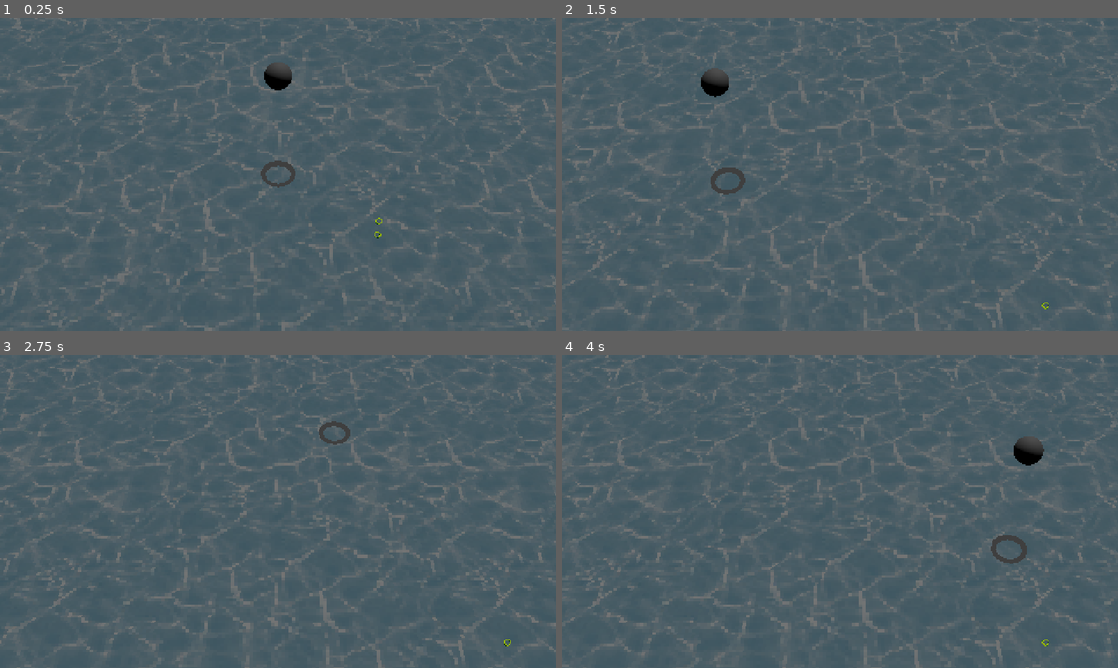
Above: before the commit, frames 1-4 (two rows, left to right).
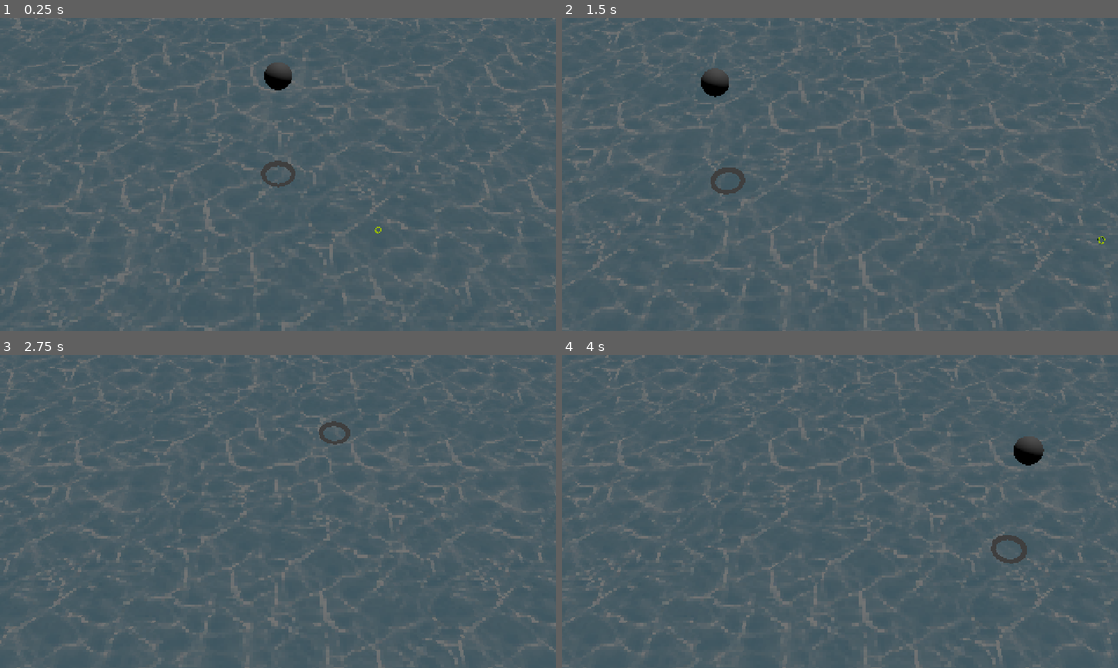
Above: after the commit, the same moments.

Repository: nulture/micro_jam_017_islands
Game: Godot game, scene res://scenes/world.tscn
The game is run twice, just before and just after one commit, with the same random seed, the same clock (stepped at 60 frames per second) and the same inputs.
Inputs (mouse positions are in pixels of both pictures, inside the frame that each line leads up to):
- Up to frame 1 (0.25 s): no input
- Up to frame 2 (1.5 s): tap Enter (ui_accept) at 0.5, 0.6, 0.77, 1.07, 1.25 s; move the mouse to (962, 158) at 0.52 s; hold Right (ui_right) 0.53-1.28 s; move the mouse to (728, 190) at 1.27 s; hold Down (ui_down) from 1.28 s (still down); tap S (camera_down) at 1.35 s
- Up to frame 3 (2.75 s): tap Enter (ui_accept) at 1.52, 1.55, 1.82, 2, 2.3 s; move the mouse to (333, 442) at 2.02 s; release Down (ui_down) at 2.03 s; hold Right (ui_right) from 2.03 s (still down); tap A (camera_left) at 2.1 s
- Up to frame 4 (4 s): tap Enter (ui_accept) at 2.75, 3.02, 3.05, 3.32, 3.5, 3.77, 3.8 s; move the mouse to (812, 574) at 2.77 s; release Right (ui_right) at 2.78 s; hold Up (ui_up) 2.78-3.53 s; tap D (camera_right) at 2.85 s; move the mouse to (1006, 558) at 3.52 s; hold Left (ui_left) from 3.53 s (still down); tap Shift (camera_sprint) at 3.6 s

The runs differ from the first frame. In frame 1, less than 0.1% of the frame differs, in the area x 67-69%, y 63-71%; in frame 2, less than 0.1%; in frame 3, less than 0.1%; in frame 4, less than 0.1%.

Commit message:
Creature spawn jump mapped to input

Diff:
--- a/project.godot
+++ b/project.godot
@@ -190,7 +190,7 @@
 [physics]
 
 3d/physics_engine="GodotPhysics3D"
-3d/default_gravity=50.0
+3d/default_gravity=20.0
 
 [rendering]
 
--- a/scenes/creatures/creature_base.tscn
+++ b/scenes/creatures/creature_base.tscn
@@ -15,6 +15,8 @@
 script = ExtResource("1_n3re6")
 touch_timer = NodePath("touch_cooldown")
 birth_timer = NodePath("birth_cooldown")
+jump_lateral_strength = 5.0
+jump_vertical_strength = 15.0
 
 [node name="shape" type="CollisionShape3D" parent="."]
 shape = SubResource("SphereShape3D_h2xs8")
--- a/scenes/world.tscn
+++ b/scenes/world.tscn
@@ -79,7 +79,3 @@
 [node name="creature" parent="." instance=ExtResource("8_tykiw")]
 transform = Transform3D(1, 0, 0, 0, 1, 0, 0, 0, 1, 130, 5.74677, 130)
 species = &"cat"
-
-[node name="creature_2" parent="." instance=ExtResource("8_tykiw")]
-transform = Transform3D(1, 0, 0, 0, 1, 0, 0, 0, 1, 130, 8.67872, 130)
-species = &"birb"
--- a/scripts/entities/creature.gd
+++ b/scripts/entities/creature.gd
@@ -5,11 +5,18 @@
 @export var touch_timer : Timer
 @export var birth_timer : Timer
 
+@export_category("Physics")
+@export var friction : float = 5.0
+@export var jump_lateral_strength : float = 1.0
+@export var jump_vertical_strength : float = 1.0
+
+@export_category("Life")
 @export var species : StringName
 @export var hunger_max : float = 10.0
 @export var hunger_rate : float = 0.1
 @export var hangry_threshold : float = 5.0
 
+var self_scene : PackedScene
 var random = RandomNumberGenerator.new()
 
 var gravity : float = ProjectSettings.get_setting("physics/3d/default_gravity")
@@ -17,7 +24,7 @@
 var hunger : float = 1.0
 
 var is_adult = true
-var is_ready = true
+var is_ready = false
 
 var is_touch_ready : bool :
 	#get : return touch_timer.is_stopped() && birth_timer.is_stopped()
@@ -27,18 +34,34 @@
 	get : return hunger < hangry_threshold
 
 func _ready() -> void:
+	self_scene = PackedScene.new()
+	self_scene.pack(self)
+
 	hunger = hunger_max
 
+func _input(event: InputEvent) -> void:
+	if Input.is_action_just_pressed("ui_accept") :
+		print("spawn")
+		spawn(global_position, global_basis.x)
+
 func _physics_process(delta: float) -> void:
-	velocity.y -= gravity * delta
+	if is_on_floor() :
+		velocity.x -= velocity.x * friction * delta
+		velocity.z -= velocity.z * friction * delta
+	else :
+		velocity.y -= gravity * delta
 
 	move_and_slide()
+
 
 	# Hunger
 	hunger -= hunger_rate * delta
 	if hunger < 0.0 :
 		print("I've starved")
 		kill()
+
+	# Prevent death on spawn or if not ready to touch
+	if !is_touch_ready : return
 
 	# Drowning
 	if Terrain.inst.check_is_underwater(self) :
@@ -62,11 +85,15 @@
 	else :
 		other.baby()
 
+func spawn(from: Vector3, to: Vector3) -> void :
+	global_position = from
+	velocity = to * jump_lateral_strength + Vector3.UP * jump_vertical_strength
+
 func kill() -> void :
 	queue_free()
 
 func baby() -> void :
-	var node = (load(scene_file_path) as PackedScene).instantiate()
+	var node = self_scene.instantiate()
 	get_tree().root.add_child(node)
 	node.global_position = global_position + global_basis.x
 	node.is_adult = false
@@ -131,10 +158,8 @@
 			#print("We are different species. But we're both full, so let's have babies.")
 			mate(other)
 
-
 func on_touch_cooldown_timeout() -> void:
 	is_ready = true
 
-
 func on_birth_cooldown_timeout() -> void:
 	is_adult = true
